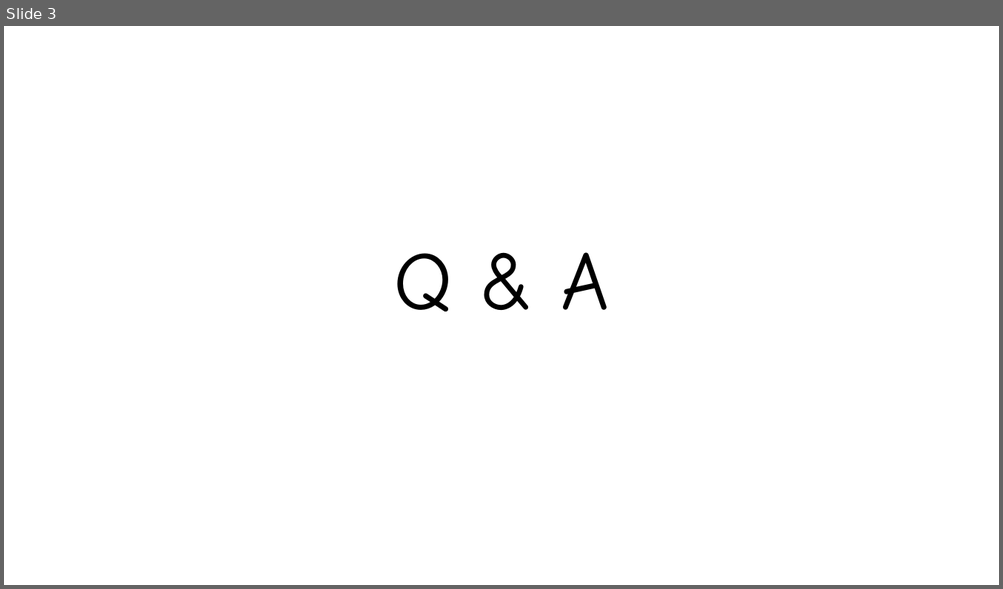
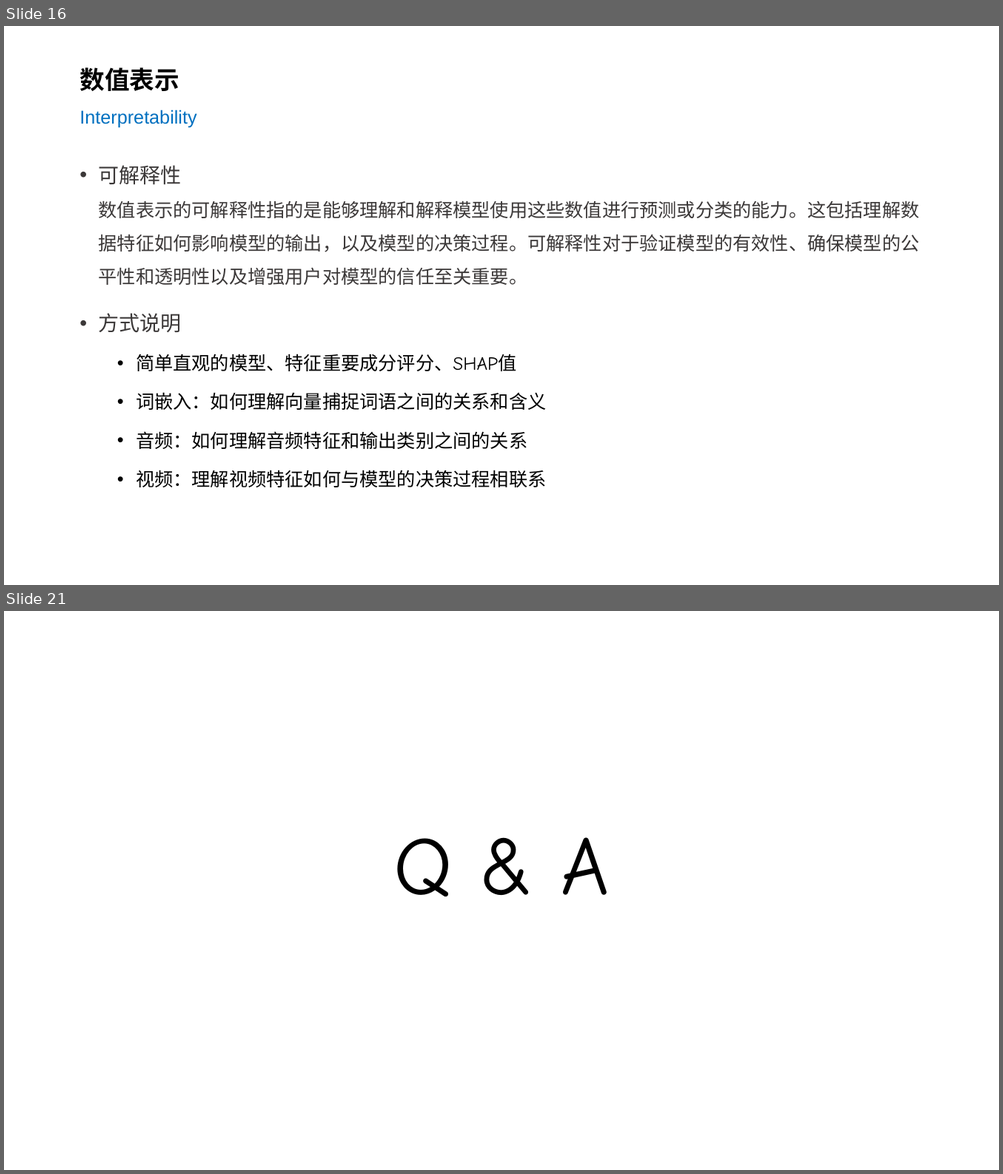
Before and after one commit to silentbalanceyh/cda-exam, a slide deck: ppt/05.回归.pptx. Shown one above the other, each under a label of ours: slide 3 before the commit, slides 16 and 21 after it; the slides between them are not shown. The pictures are 1003x589 and 1003x1174 pixels, drawn with LibreOffice and Linux fonts; fonts in the diff are those of the drawing; background and template pictures are left out. Boxes give left, top, right and bottom in pixels: in the first picture for what was removed or moved away, otherwise in the second. Text is boxed around its words. In the diff, an @@ line names an element or a change of style, - is before the commit and + after.

```diff
--- a/ppt/05.回归.pptx
+++ b/ppt/05.回归.pptx
@@ slide 16 added at <box>4,26,999,585</box>, background #FFFFFF @@
@@ title added at <box>79,67,196,128</box>, 18 pt, text #0070C0 @@
+数值表示
+Interpretability
@@ text added at <box>99,165,919,488</box>, 18 pt, text #3B3838 @@
+• 可解释性
+  数值表示的可解释性指的是能够理解和解释模型使用这些数值进行预测或分类的能力。这包括理解数据特征如何影响模型的输出，以及模型的决策过程。可解释性对于验证模型的有效性、确保模型的公平性和透明性以及增强用户对模型的信任至关重要。
+• 方式说明
+  • 简单直观的模型、特征重要成分评分、SHAP值
+  • 词嵌入：如何理解向量捕捉词语之间的关系和含义
+  • 音频：如何理解音频特征和输出类别之间的关系
+  • 视频：理解视频特征如何与模型的决策过程相联系
@@ what was slide 3 is now slide 21 @@
```
Also in this commit, not shown: 1 slide changed, 18 other slides added, 1 slide removed, 16 other files.
